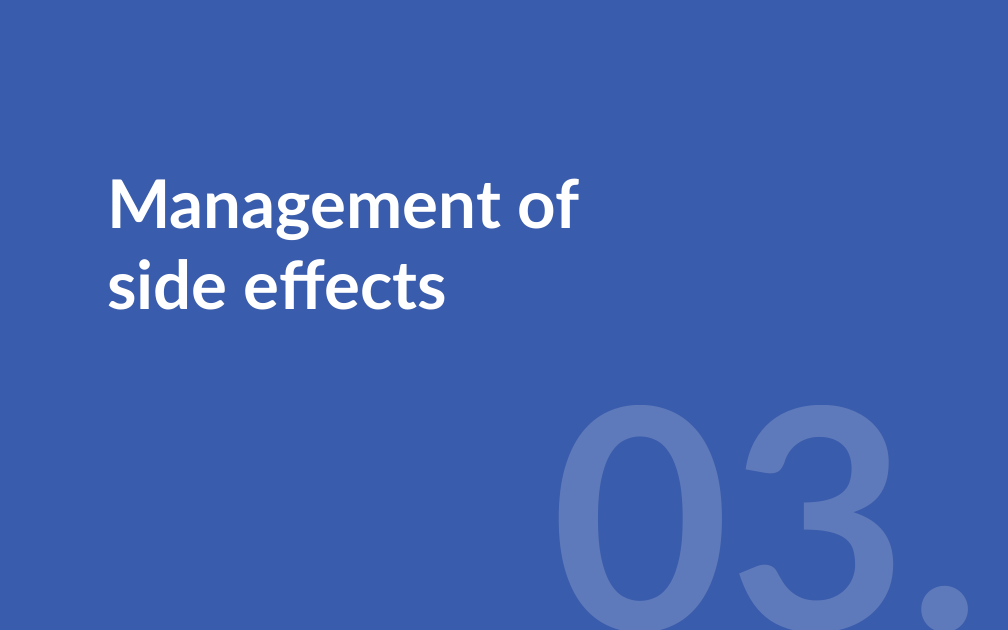
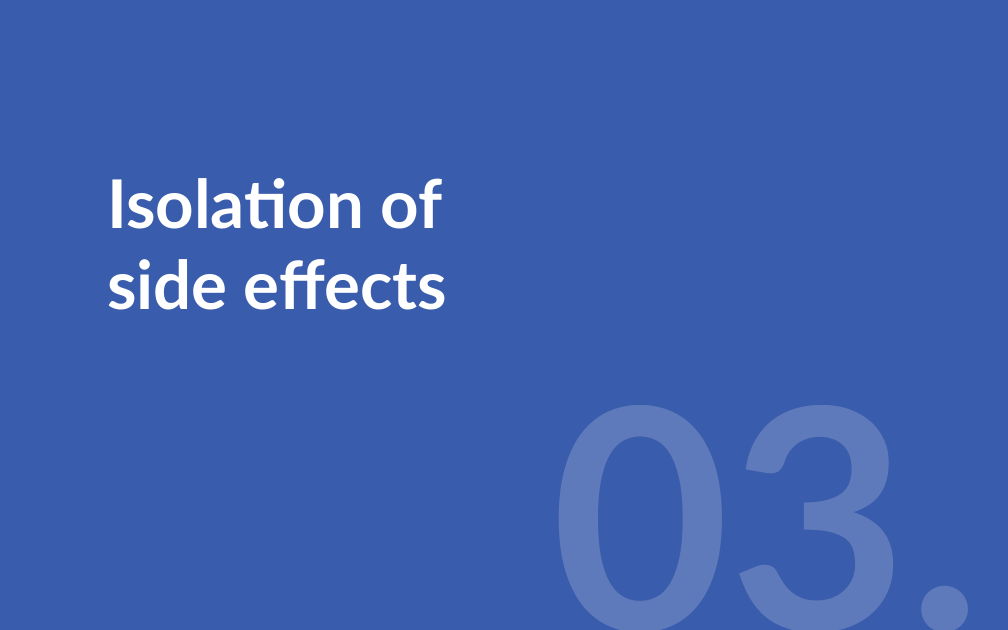
Before and after one commit to mdubourg001/toasts, a slide deck: slide 13 of javascript-fp/slides.pptx. Drawn at 1008x630 pixels with LibreOffice and Linux fonts; fonts in the diff are those of the drawing. Boxes give left, top, right and bottom in pixels: in the first picture for what was removed or moved away, otherwise in the second. Text is boxed around its words. In the diff, an @@ line names an element or a change of style, - is before the commit and + after.

```diff
--- a/javascript-fp/slides.pptx
+++ b/javascript-fp/slides.pptx
@@ title at (107,178,447,310): text changed @@
-Management of
-side effects
+Isolation of
+side effects
```
Also in this commit, not shown: 1 other slide changed, 1 other file.
